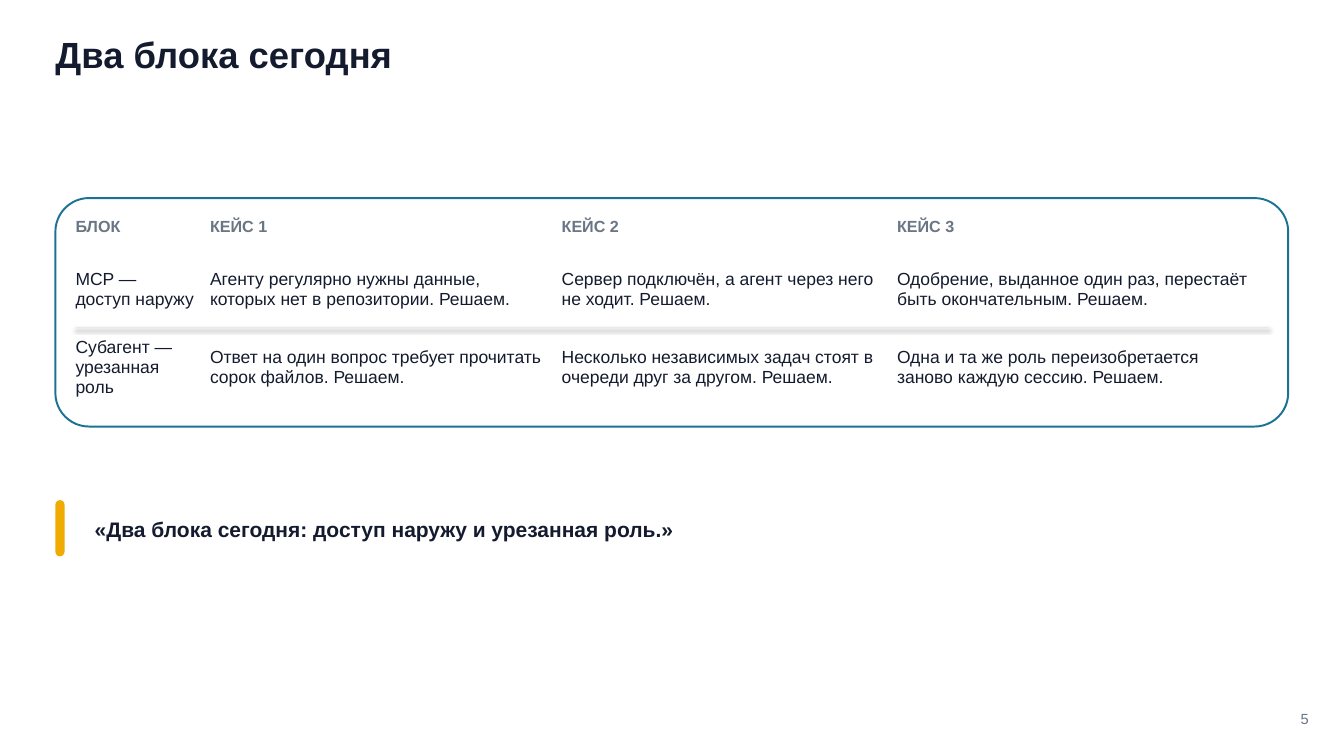
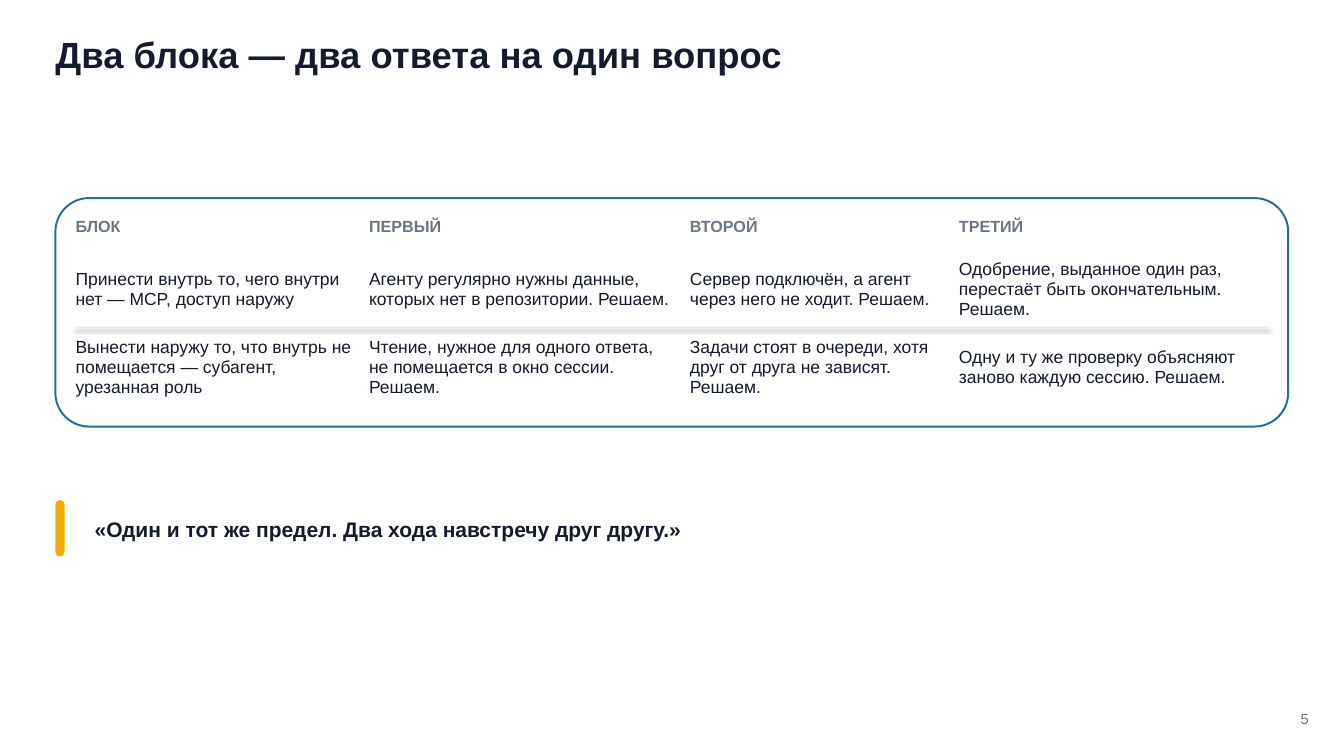
Before and after one commit to tellina-study/AI-usage-lessons, a slide deck: slide 5 of library/seminars/sem-06/rendered/sem-06.pptx. Drawn at 1344x756 pixels with LibreOffice and Linux fonts; fonts in the diff are those of the drawing. Boxes give left, top, right and bottom in pixels: in the first picture for what was removed or moved away, otherwise in the second. Text is boxed around its words. In the diff, an @@ line names an element or a change of style, - is before the commit and + after.

Commit message:
#225 Семинар 6: сведение пересмотра — шесть расхождений сквозной истории выправлены, 38 файлов переименованы, две главы разрезаны

```diff
--- a/library/seminars/sem-06/rendered/sem-06.pptx
+++ b/library/seminars/sem-06/rendered/sem-06.pptx
@@ text at [55, 41, 781, 76]: text changed @@
-Два блока сегодня
+Два блока — два ответа на один вопрос
@@ text at [369, 219, 441, 232]: text changed @@
-КЕЙС 1
+ПЕРВЫЙ
@@ text at [690, 219, 758, 232]: text changed @@
-КЕЙС 2
+ВТОРОЙ
@@ text at [959, 219, 1023, 232]: text changed @@
-КЕЙС 3
+ТРЕТИЙ
@@ text "Агенту регулярно нужны данные, которых ...": place and size @@
-text "Агенту регулярно нужны данные, которых ..." at [210, 273, 510, 309]
+text "Агенту регулярно нужны данные, которых ..." at [369, 273, 669, 309]
@@ text "Сервер подключён, а агент через ..." rewrapped from [562, 272, 873, 309] to [690, 272, 929, 309] @@
@@ text "Одобрение, выданное один раз, перестаёт ..." rewrapped from [897, 272, 1248, 305] to [959, 262, 1222, 315] @@
@@ text at [76, 273, 339, 309]: text changed @@
-MCP — доступ наружу
+Принести внутрь то, чего внутри нет — MCP, доступ наружу
@@ text at [76, 341, 351, 397]: text changed @@
-Субагент — урезанная роль
+Вынести наружу то, что внутрь не помещается — субагент, урезанная роль
@@ text at [369, 341, 653, 393]: text changed @@
-Ответ на один вопрос требует прочитать сорок файлов. Решаем.
+Чтение, нужное для одного ответа, не помещается в окно сессии. Решаем.
@@ text at [690, 341, 928, 393]: text changed @@
-Несколько независимых задач стоят в очереди друг за другом. Решаем.
+Задачи стоят в очереди, хотя друг от друга не зависят. Решаем.
@@ text at [959, 350, 1235, 387]: text changed @@
-Одна и та же роль переизобретается заново каждую сессию. Решаем.
+Одну и ту же проверку объясняют заново каждую сессию. Решаем.
@@ text at [95, 522, 681, 541]: text changed @@
-«Два блока сегодня: доступ наружу и урезанная роль.»
+«Один и тот же предел. Два хода навстречу друг другу.»
```
Also in this commit, not shown: 33 other slides changed, 8 slides added, 8 slides removed, 59 other files.
